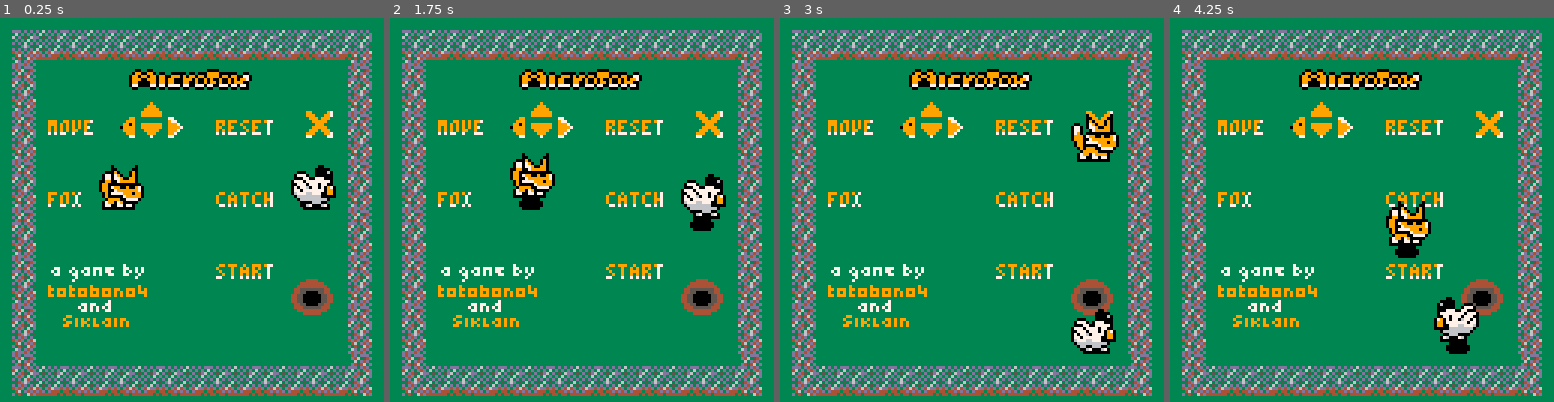
Above: before the commit, frames 1-4 (left to right).
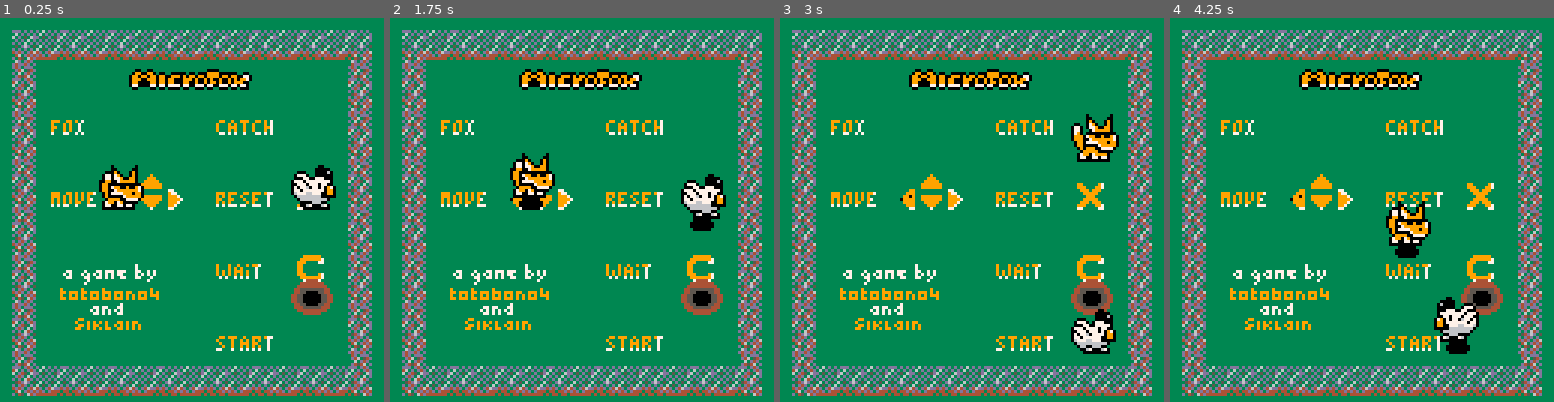
Above: after the commit, the same moments.

Repository: totobono4/microfox
Game: PICO-8 cartridge microfox.p8
Two runs of this game, one before a commit and one after it. Both use one fixed random seed, a clock stepped at 60 frames per second and the inputs below.
Inputs:
- Up to frame 1 (0.25 s): no input
- Up to frame 2 (1.75 s): tap X (X key) at 0.33, 1.07 s; tap O (Z key) at 0.7, 1.7 s; hold Right from 1.6 s (still down)
- Up to frame 3 (3 s): tap X (X key) at 1.85, 2.97 s; release Right at 2.1 s; tap O (Z key) at 2.1, 2.5, 2.9 s; hold Up 2.15-2.42 s; hold Right from 2.47 s (still down)
- Up to frame 4 (4.25 s): release Right at 3.03 s; hold Left 3.08-3.58 s; tap O (Z key) at 3.3, 3.7, 4.1 s; hold Down 3.63-3.97 s; hold Right from 4.02 s (still down); tap X (X key) at 4.08 s

The runs differ from the first frame. In frame 1, 4.4% of the frame differs, in the area x 12-87%, y 21-87%; in frame 2, 4.3%; in frame 3, 4.7%; in frame 4, 4.8%.

Commit message:
sprite compacting!

Diff:
--- a/microfox.p8
+++ b/microfox.p8
@@ -1175,142 +1174,111 @@
 
 
 
-…(31 lines of a section not shown)…
 __map__
-cccdcecfcccdcecfcccccdcecfcdcecf80808080808080808080808080808080000000000000000000000000000000000000000000000000000000000000000000000000000000000000000000000000000000000000000000000000000000000000000000000000000000000000000000000000000000000000000000000000
-cccdcecccdcecfdfcccdcecfdfdddedf8080808080b68080b680808080808080000000000000000000000000000000000000000000000000000000000000000000000000000000000000000000000000000000000000000000000000000000000000000000000000000000000000000000000000000000000000000000000000
-dcddccdcdddedfcedcdddecccdcecfef80808080809394959697988080808080000000000000000000000000000000000000000000000000000000000000000000000000000000000000000000000000000000000000000000000000000000000000000000000000000000000000000000000000000000000000000000000000
-eceddcecedeeefcccdcecfdcdddedfff8080808080e4e58080808080c4c58080000000000000000000000000000000000000000000000000000000000000000000000000000000000000000000000000000000000000000000000000000000000000000000000000000000000000000000000000000000000000000000000000
-fcfdecfcfdfeffdcdddedfecedeeefcf8080f0f1f2f4f5f6d6c0c1c2d4d58080000000000000000000000000000000000000000000000000000000000000000000000000000000000000000000000000000000000000000000000000000000000000000000000000000000000000000000000000000000000000000000000000
-cccdfcdcdddedfecedeeeffcfdfeffdf8080808080a3a4a5a6a7a880c6c68080000000000000000000000000000000000000000000000000000000000000000000000000000000000000000000000000000000000000000000000000000000000000000000000000000000000000000000000000000000000000000000000000
-dcdddeecedeeeffcfdfefffeffedeeef80808080808080dbdbdbda80c6808080000000000000000000000000000000000000000000000000000000000000000000000000000000000000000000000000000000000000000000000000000000000000000000000000000000000000000000000000000000000000000000000000
-ecedcccdcecfffeeeffdfefffcfdfeff8080d8d9808080eaeac8c9cacb808080000000000000000000000000000000000000000000000000000000000000000000000000000000000000000000000000000000000000000000000000000000000000000000000000000000000000000000000000000000000000000000000000
-fcfddcdddedffdfeffcdcecfcecfcecf80808080808080808080808080808080000000000000000000000000000000000000000000000000000000000000000000000000000000000000000000000000000000000000000000000000000000000000000000000000000000000000000000000000000000000000000000000000
-dcdcecedeeefcdcedcdddecccdcecfdf808080b9b9b9b98080a9a9a989808080000000000000000000000000000000000000000000000000000000000000000000000000000000000000000000000000000000000000000000000000000000000000000000000000000000000000000000000000000000000000000000000000
-ececfcfdfeffcecfecedeedcdddedfef80808b8c8d8e8fb980d0d1d280808080000000000000000000000000000000000000000000000000000000000000000000000000000000000000000000000000000000000000000000000000000000000000000000000000000000000000000000000000000000000000000000000000
-fcfccccdcecfdedfcccdcccdcecfefff80809b9c9d9e9f8080e9e9e9e6808080000000000000000000000000000000000000000000000000000000000000000000000000000000000000000000000000000000000000000000000000000000000000000000000000000000000000000000000000000000000000000000000000
-cccddcdddedfeeefdcdddcdddedfffcf8080abacadaeafb8b8b8b8b8b8c6c680000000000000000000000000000000000000000000000000000000000000000000000000000000000000000000000000000000000000000000000000000000000000000000000000000000000000000000000000000000000000000000000000
-dcddecedeeeffeffecedecedeeefdedf80c6afafafafafb8b8c6b8b8b8b8c680000000000000000000000000000000000000000000000000000000000000000000000000000000000000000000000000000000000000000000000000000000000000000000000000000000000000000000000000000000000000000000000000
-ecedfcfdfeffeeeffcfdfcfdfeffeeef808080e9c6c6c6c6b8b8b8b8b8808080000000000000000000000000000000000000000000000000000000000000000000000000000000000000000000000000000000000000000000000000000000000000000000000000000000000000000000000000000000000000000000000000
-fcfdfefffcfdfefffcfdfefffcfdfeff80808080808080e98080c6c6e6808080000000000000000000000000000000000000000000000000000000000000000000000000000000000000000000000000000000000000000000000000000000000000000000000000000000000000000000000000000000000000000000000000
-…(91 lines of a section not shown)…
+b9989898b9989898b9b998989898989898989898989898989898989898989898000000000000000000000000000000000000000000000000000000000000000000000000000000000000000000000000000000000000000000000000000000000000000000000000000000000000000000000000000000000000000000000000
+b99898b998989898b99898989898989898989898989898989898989898989898000000000000000000000000000000000000000000000000000000000000000000000000000000000000000000000000000000000000000000000000000000000000000000000000000000000000000000000000000000000000000000000000
+9898b99898bb9898989898b99898989898989898988384858687889898989898000000000000000000000000000000000000000000000000000000000000000000000000000000000000000000000000000000000000000000000000000000000000000000000000000000000000000000000000000000000000000000000000
+98989898989898b99898bb989898989898989898989898989898989898989898000000000000000000000000000000000000000000000000000000000000000000000000000000000000000000000000000000000000000000000000000000000000000000000000000000000000000000000000000000000000000000000000
+98ba9898ba989898989898989898989898989697989898989893949598989898000000000000000000000000000000000000000000000000000000000000000000000000000000000000000000000000000000000000000000000000000000000000000000000000000000000000000000000000000000000000000000000000
+b99898bb9898989898989898ba98989898989898989898989898989898989898000000000000000000000000000000000000000000000000000000000000000000000000000000000000000000000000000000000000000000000000000000000000000000000000000000000000000000000000000000000000000000000000
+98989898989898bbba989898989898989898989898a4a59898989898a2a39898000000000000000000000000000000000000000000000000000000000000000000000000000000000000000000000000000000000000000000000000000000000000000000000000000000000000000000000000000000000000000000000000
+9898b9989898989898ba989898ba98989898b0b198b4b5b698808182b2b39898000000000000000000000000000000000000000000000000000000000000000000000000000000000000000000000000000000000000000000000000000000000000000000000000000000000000000000000000000000000000000000000000
+98ba98989898ba98989898989898989898989898989898989898989898989898000000000000000000000000000000000000000000000000000000000000000000000000000000000000000000000000000000000000000000000000000000000000000000000000000000000000000000000000000000000000000000000000
+989898989898989898bb98b998989898989898989898989898989898a7a89898000000000000000000000000000000000000000000000000000000000000000000000000000000000000000000000000000000000000000000000000000000000000000000000000000000000000000000000000000000000000000000000000
+9898bbba9898989898989898989898989898898a8b8c8d9898a0a198b7b89898000000000000000000000000000000000000000000000000000000000000000000000000000000000000000000000000000000000000000000000000000000000000000000000000000000000000000000000000000000000000000000000000
+9898b99898989898b998b998989898989898999a9b9c9d989898989898989898000000000000000000000000000000000000000000000000000000000000000000000000000000000000000000000000000000000000000000000000000000000000000000000000000000000000000000000000000000000000000000000000
+b998989898bb989898989898989898989898a9aaabacad989898989898989898000000000000000000000000000000000000000000000000000000000000000000000000000000000000000000000000000000000000000000000000000000000000000000000000000000000000000000000000000000000000000000000000
+989898989898989898989898bb98989898989898989898989890919298989898000000000000000000000000000000000000000000000000000000000000000000000000000000000000000000000000000000000000000000000000000000000000000000000000000000000000000000000000000000000000000000000000
+989898ba9898989898ba98ba9898989898989898989898989898989898989898000000000000000000000000000000000000000000000000000000000000000000000000000000000000000000000000000000000000000000000000000000000000000000000000000000000000000000000000000000000000000000000000
+98ba989898ba989898ba989898ba989898989898989898989898989898989898000000000000000000000000000000000000000000000000000000000000000000000000000000000000000000000000000000000000000000000000000000000000000000000000000000000000000000000000000000000000000000000000
+…(91 lines of a section not shown)…
Not shown, changed: 96 lines of the sprite sheet (__gfx__) section of microfox.p8
